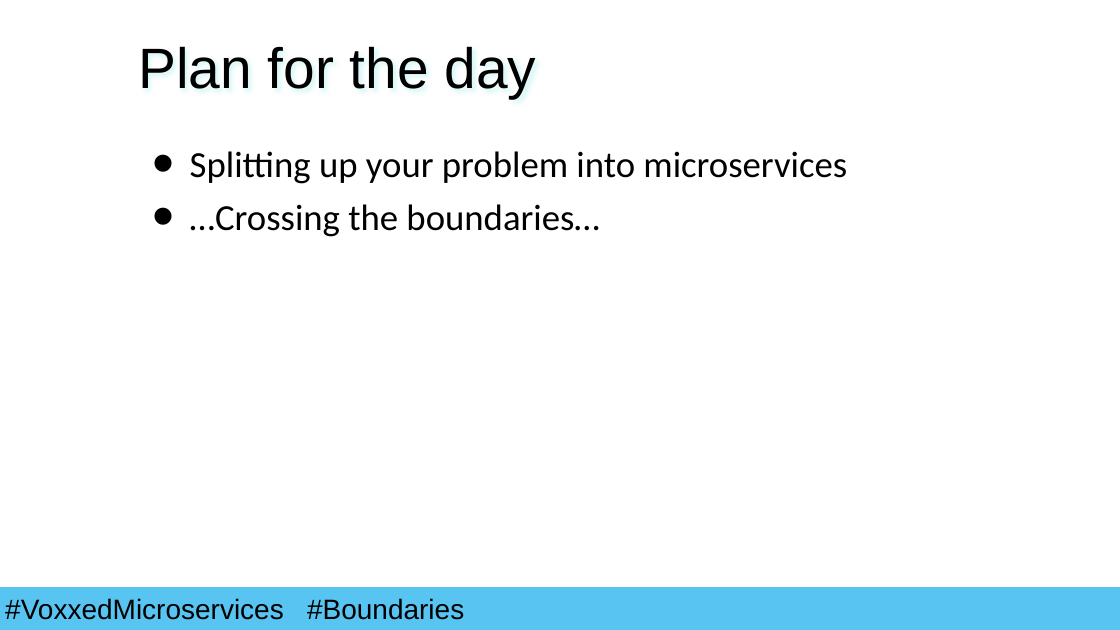
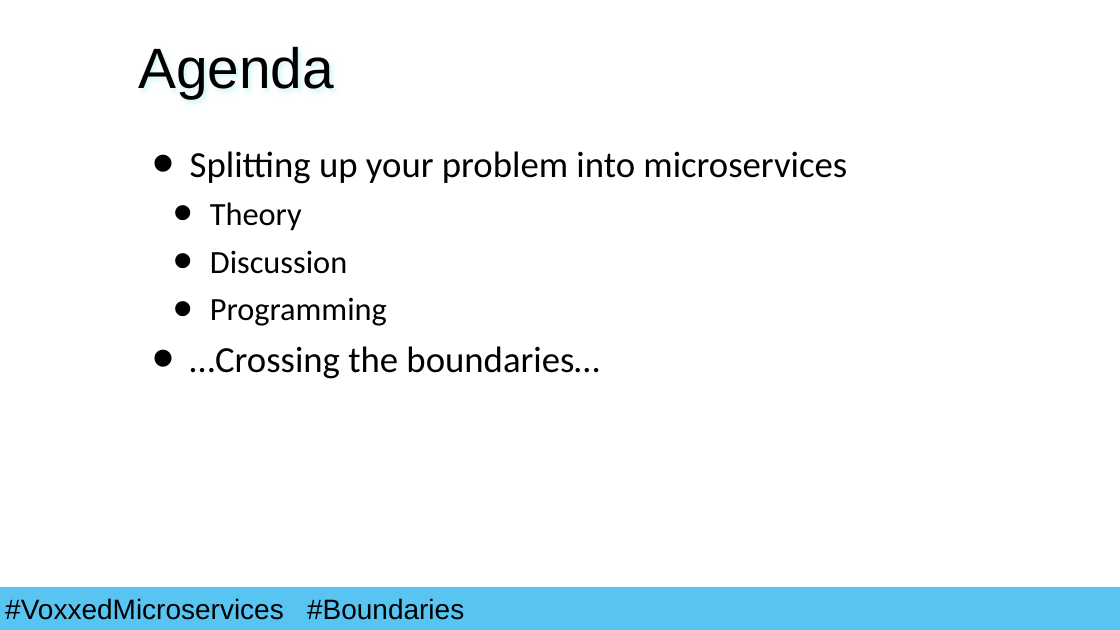
Before and after one commit to lvdpal/voxxed, a slide deck: slide 2 of Presentation.pptx. Drawn at 1120x630 pixels with LibreOffice and Linux fonts; fonts in the diff are those of the drawing; background and template pictures are left out. Boxes give left, top, right and bottom in pixels: in the first picture for what was removed or moved away, otherwise in the second. Text is boxed around its words. In the diff, an @@ line names an element or a change of style, - is before the commit and + after.

```diff
--- a/Presentation.pptx
+++ b/Presentation.pptx
@@ title at <box>138,46,334,98</box>: text changed @@
-Plan for the day
+Agenda
@@ text at <box>210,202,387,326</box>: paragraphs added @@
+  • Theory
+  • Discussion
+  • Programming
```
Also in this commit, not shown: 3 other slides changed, 1 slide removed.
